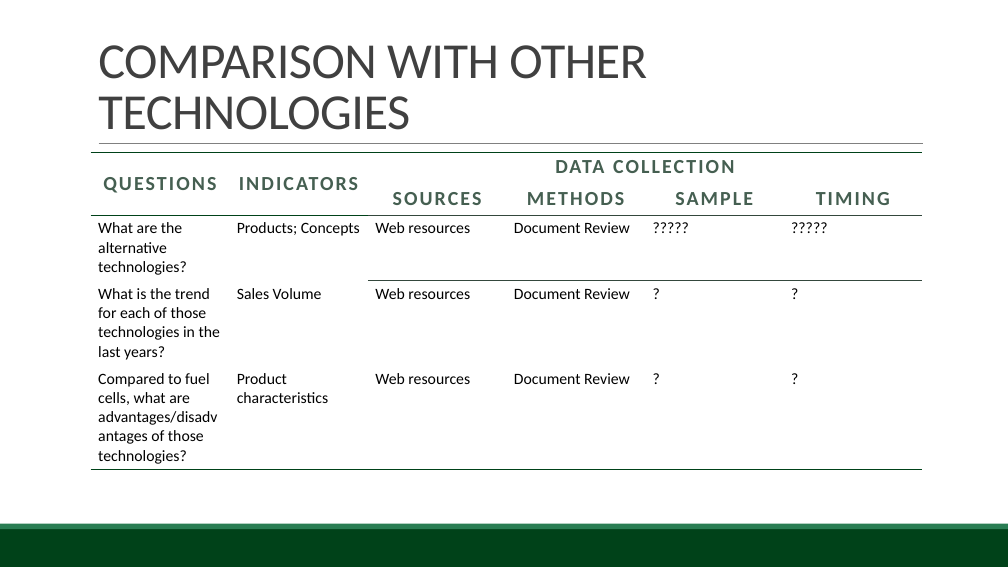
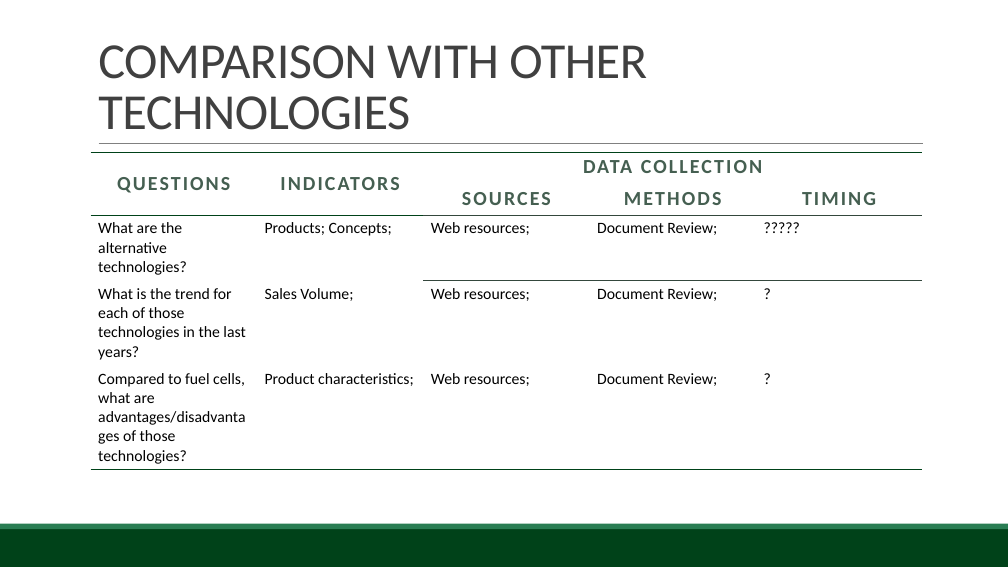
Before and after one commit to BambuGMS/Industry-Analysis-Report, a slide deck: slide 17 of Assignments/Presentations/2015.04.15Presentation_0.1.pptx. Drawn at 1008x567 pixels with LibreOffice and Linux fonts; fonts in the diff are those of the drawing; background and template pictures are left out. Boxes give left, top, right and bottom in pixels: in the first picture for what was removed or moved away, otherwise in the second. Text is boxed around its words. In the diff, an @@ line names an element or a change of style, - is before the commit and + after.

Commit message:
changed the filling of data collection table in product perspectives; deleted the sample column when it was still there; set the titles to CAPS

```diff
--- a/Assignments/Presentations/2015.04.15Presentation_0.1.pptx
+++ b/Assignments/Presentations/2015.04.15Presentation_0.1.pptx
@@ table at [91, 153, 923, 468] @@
-column 2: INDICATORS |  | Products; Concepts | Sales Volume | Product characteristics
-column 3: DATA COLLECTION | SOURCES | Web resources | Web resources | Web resources
-column 4:  | METHODS | Document Review | Document Review | Document Review
-column 5:  | SAMPLE | ????? | ? | ?
+column 2: INDICATORS |  | Products; Concepts; | Sales Volume; | Product characteristics;
+column 3: DATA COLLECTION | SOURCES | Web resources; | Web resources; | Web resources;
+column 4:  | METHODS | Document Review; | Document Review; | Document Review;
```
Also in this commit, not shown: 6 other slides changed.
